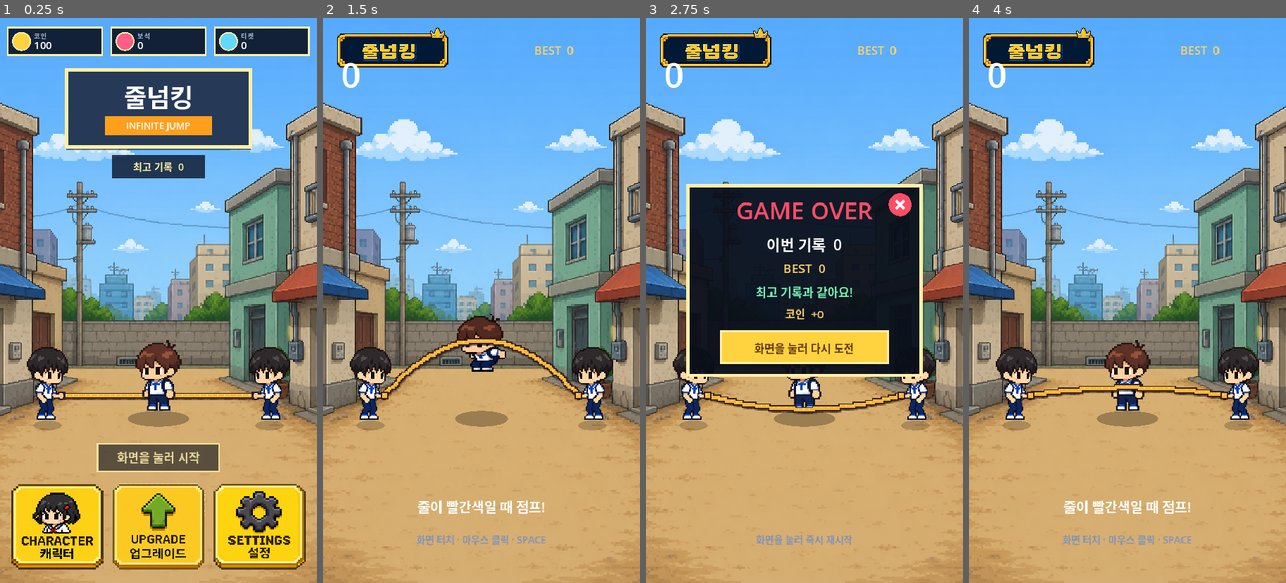
Above: before the commit, frames 1-4 (left to right).
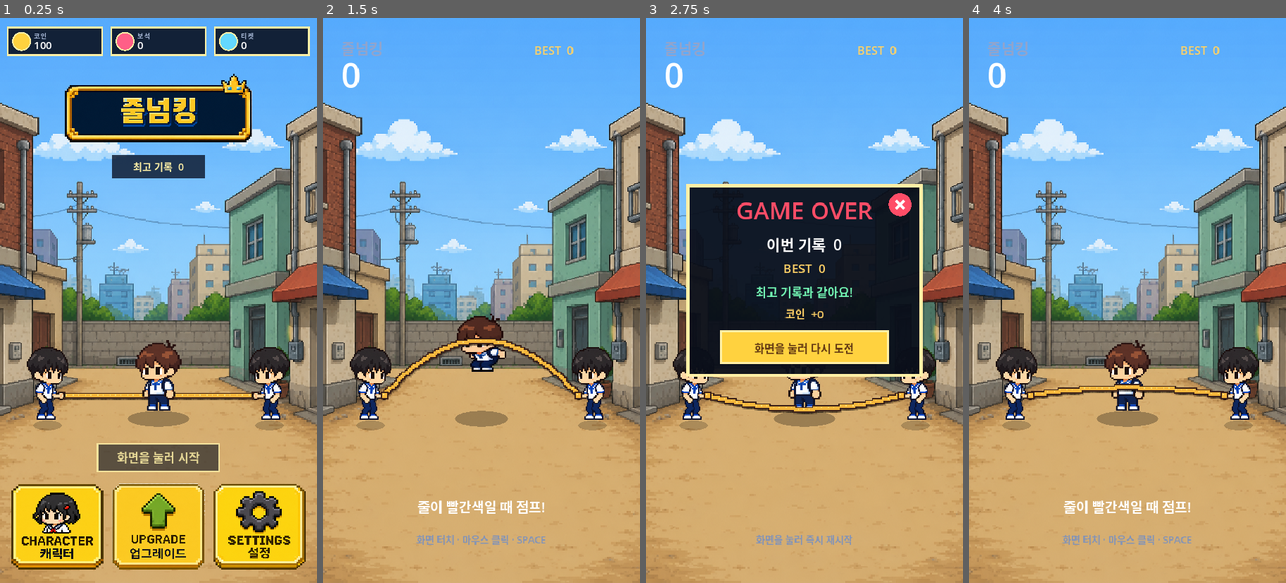
Above: after the commit, the same moments.

Repository: eunchan4490-star/Rope-King
Game: Godot game, scene res://main.tscn
The game is run twice, just before and just after one commit, with the same random seed, the same clock (stepped at 60 frames per second) and the same inputs.
Inputs (mouse positions are in pixels of both pictures, inside the frame that each line leads up to):
- Up to frame 1 (0.25 s): no input
- Up to frame 2 (1.5 s): tap Enter at 0.5 s; move the mouse to (551, 272) at 0.52 s; click (551, 272) at 0.67 s; tap Space (jump) at 0.77 s; move the mouse to (418, 328) at 1.27 s; click (418, 328) at 1.42 s
- Up to frame 3 (2.75 s): tap Space (jump) at 1.52 s; move the mouse to (836, 176) at 2.02 s; click (836, 176) at 2.17 s
- Up to frame 4 (4 s): move the mouse to (1111, 413) at 2.77 s; click (1111, 413) at 2.92 s; tap Space (jump) at 3.02, 3.77 s; move the mouse to (1222, 385) at 3.52 s; click (1222, 385) at 3.67 s

The runs differ from the first frame. In frame 1, 8.6% of the frame differs, in the area x 20-80%, y 8-24%; in frame 2, 2.1%; in frame 3, 2.1%; in frame 4, 2.1%.

Commit message:
Center pixel logo on main menu

Diff:
--- a/scripts/main.gd
+++ b/scripts/main.gd
@@ -793,7 +793,7 @@
 		if character_menu_open:
 			_draw_character_menu(font)
 		return
-	_draw_hud_title(font)
+	draw_string(font, Vector2(42, 82), "줄넘킹", HORIZONTAL_ALIGNMENT_LEFT, -1, 34, Color("91a4cc"))
 	draw_string(font, Vector2(42, 158), str(score), HORIZONTAL_ALIGNMENT_LEFT, -1, 76, Color.WHITE)
 	draw_string(font, Vector2(480, 83), "BEST  %d" % best_score, HORIZONTAL_ALIGNMENT_LEFT, -1, 26, Color("ffd166"))
 	if game_state != GameState.GAME_OVER:
@@ -804,20 +804,6 @@
 	draw_string(font, Vector2(0, 1190), control_text, HORIZONTAL_ALIGNMENT_CENTER, DESIGN_SIZE.x, 22, Color("8293b7"))
 	if game_state == GameState.GAME_OVER:
 		_draw_game_over_panel(font)
-
-
-func _draw_hud_title(font: Font) -> void:
-	var frame_rect := Rect2(18.0, 14.0, 280.0, 112.0)
-	if hud_title_frame_texture != null:
-		draw_texture_rect(hud_title_frame_texture, frame_rect, false)
-	else:
-		draw_rect(frame_rect, Color("071b38"), true)
-		draw_rect(frame_rect, Color("ffd23f"), false, 5.0)
-	var logo_rect := Rect2(74.0, 43.0, 150.0, 66.0)
-	if hud_title_logo_texture != null:
-		draw_texture_rect(hud_title_logo_texture, logo_rect, false)
-	else:
-		draw_string(font, Vector2(42, 82), "줄넘킹", HORIZONTAL_ALIGNMENT_LEFT, -1, 34, Color("ffd23f"))
 
 
 func _draw_game_over_panel(font: Font) -> void:
@@ -851,15 +837,7 @@
 	_draw_resource_counter(font, Rect2(253.0, 22.0, 214.0, 62.0), "보석", Color("ff5f87"), gems)
 	_draw_resource_counter(font, Rect2(488.0, 22.0, 214.0, 62.0), "티켓", Color("63d8ff"), tickets)
 
-	# Keep one strong title instead of making the English and Korean names compete.
-	var title_shadow := Rect2(151.0, 126.0, 418.0, 174.0)
-	var title_panel := Rect2(151.0, 118.0, 418.0, 174.0)
-	draw_rect(title_shadow, Color(0.04, 0.07, 0.13, 0.55), true)
-	draw_rect(title_panel, Color("263a57"), true)
-	draw_rect(title_panel, Color("fff0a6"), false, 8.0)
-	draw_string(font, Vector2(171.0, 202.0), "줄넘킹", HORIZONTAL_ALIGNMENT_CENTER, 378.0, 57, Color.WHITE)
-	draw_rect(Rect2(239.0, 222.0, 242.0, 43.0), Color("ff9f1c"), true)
-	draw_string(font, Vector2(239.0, 252.0), "INFINITE JUMP", HORIZONTAL_ALIGNMENT_CENTER, 242.0, 21, Color.WHITE)
+	_draw_main_menu_title(font)
 	draw_rect(Rect2(255.0, 310.0, 210.0, 54.0), Color(0.05, 0.09, 0.17, 0.82), true)
 	draw_string(font, Vector2(255.0, 346.0), "최고 기록  %d" % best_score, HORIZONTAL_ALIGNMENT_CENTER, 210.0, 23, Color("fff0a6"))
 
@@ -874,6 +852,21 @@
 	_draw_menu_asset_or_fallback(settings_button_texture, settings_button_used_region, font, SETTINGS_BUTTON_RECT, "SETTINGS", "설정", Color("9b8bea"))
 	if not menu_notice.is_empty():
 		draw_string(font, Vector2(0, 925), menu_notice, HORIZONTAL_ALIGNMENT_CENTER, DESIGN_SIZE.x, 22, Color("ffd166"))
+
+
+func _draw_main_menu_title(font: Font) -> void:
+	# Both rectangles share the exact screen center (x = 360).
+	var frame_rect := Rect2(125.0, 116.0, 470.0, 188.0)
+	if hud_title_frame_texture != null:
+		draw_texture_rect(hud_title_frame_texture, frame_rect, false)
+	else:
+		draw_rect(frame_rect, Color("071b38"), true)
+		draw_rect(frame_rect, Color("ffd23f"), false, 7.0)
+	var logo_rect := Rect2(255.0, 154.0, 210.0, 112.0)
+	if hud_title_logo_texture != null:
+		draw_texture_rect(hud_title_logo_texture, logo_rect, false)
+	else:
+		draw_string(font, Vector2(160.0, 225.0), "줄넘킹", HORIZONTAL_ALIGNMENT_CENTER, 400.0, 54, Color("ffd23f"))
 
 
 func _draw_character_menu(font: Font) -> void:
